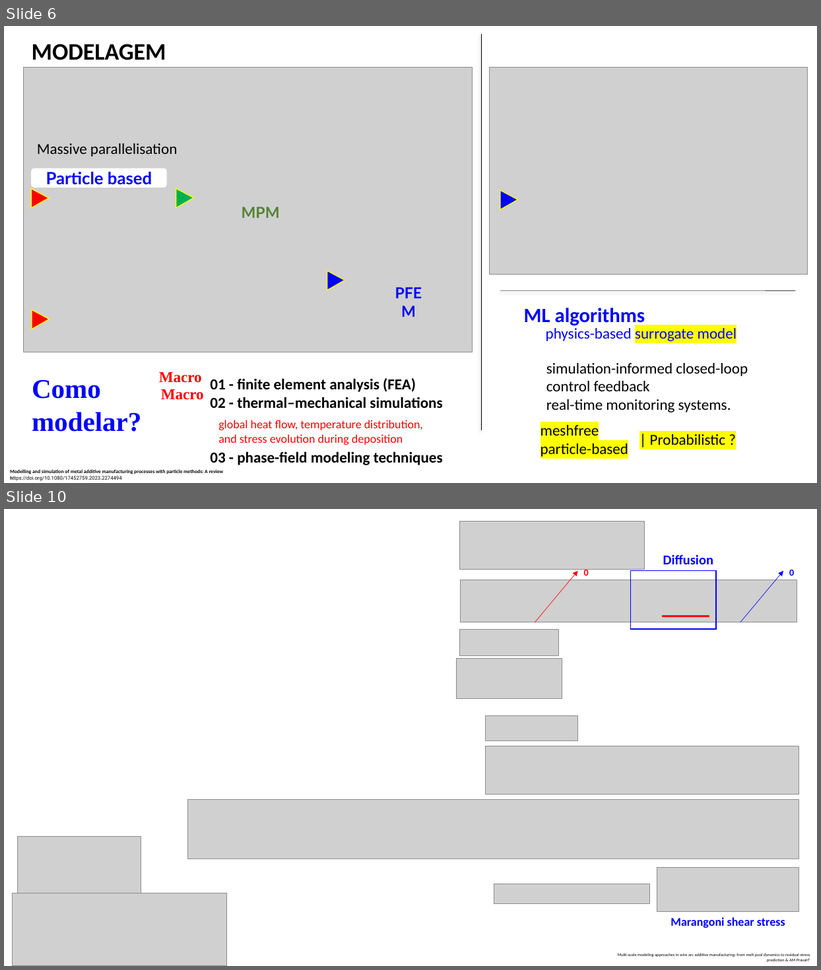
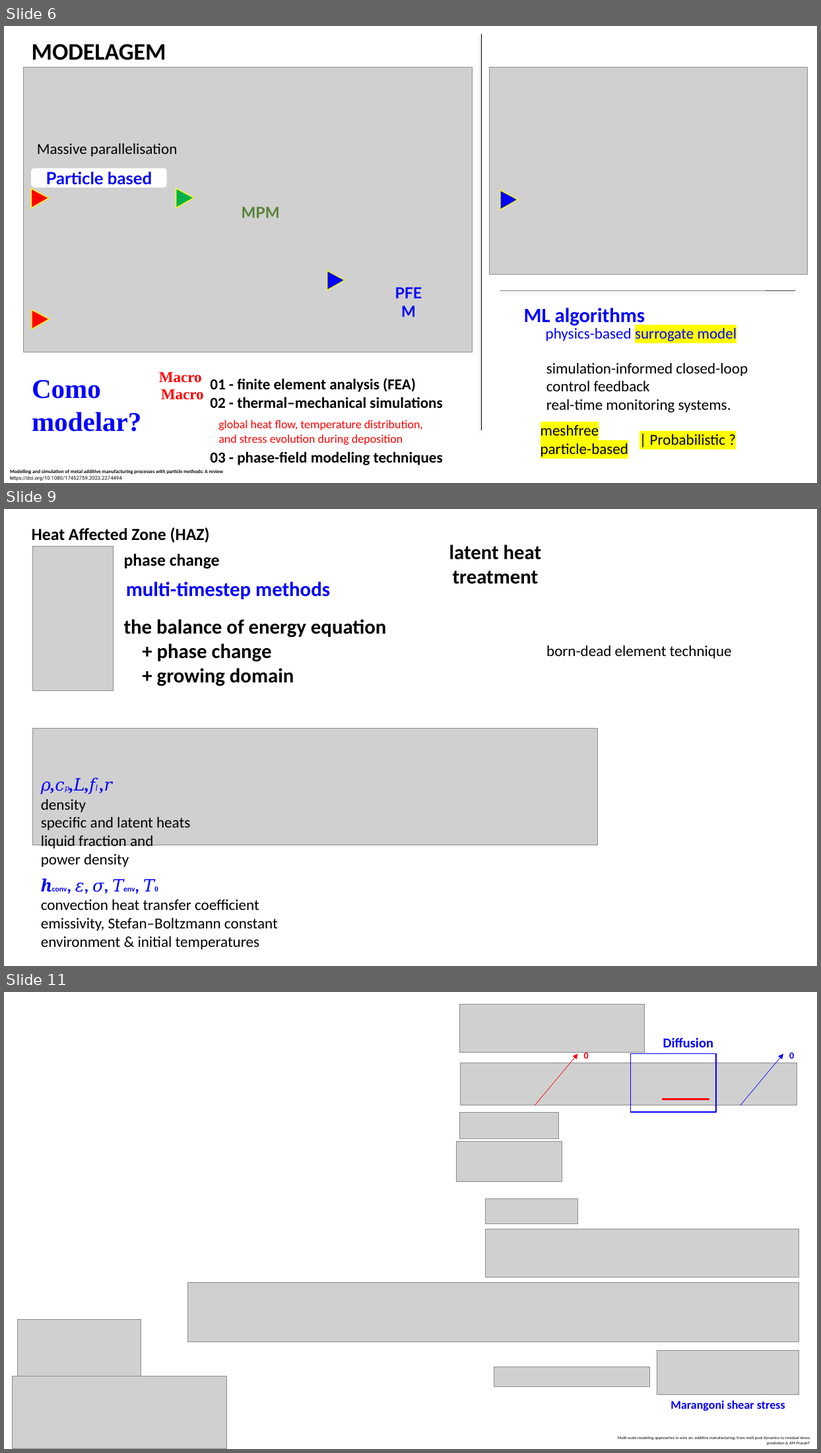
Before and after one commit to grossiRM/AM_FEG, a slide deck: Plano_V02_iii_AM_FEG/d.pptx. Shown one above the other, each under a label of ours: slides 6 and 10 before the commit, slides 6, 9 and 11 after it; the slides between them are not shown. The pictures are 821x970 and 821x1453 pixels, drawn with LibreOffice and Linux fonts; fonts in the diff are those of the drawing; grey boxes stand for pictures. Boxes give left, top, right and bottom in pixels: in the first picture for what was removed or moved away, otherwise in the second. Text is boxed around its words. In the diff, an @@ line names an element or a change of style, - is before the commit and + after.

```diff
--- a/Plano_V02_iii_AM_FEG/d.pptx
+++ b/Plano_V02_iii_AM_FEG/d.pptx
@@ slide 9 added at [4, 509, 817, 966], background #FFFFFF @@
@@ text added at [32, 527, 210, 543], 20 pt, text #000000, bold @@
+Heat Affected Zone (HAZ)
@@ picture added at [32, 546, 113, 691] @@
@@ text added at [450, 545, 542, 584], 24 pt, text #000000, bold @@
+latent heat treatment
@@ text added at [124, 554, 220, 569], 20 pt, text #000000, bold @@
+phase change
@@ text added at [126, 582, 330, 599], 24 pt, text #0000FF, bold @@
+multi-timestep methods
@@ text added at [124, 619, 387, 687], 24 pt, text #000000, bold @@
+the balance of energy equation
++ phase change
++ growing domain
@@ text added at [547, 646, 732, 659], 18 pt, text #000000 @@
+born-dead element technique
@@ picture added at [32, 729, 598, 846] @@
@@ text added at [41, 778, 190, 867], 18 pt, text #000000 @@
+𝜌,𝑐𝑝,𝐿,𝑓𝑙 ,𝑟
+density
+specific and latent heats
+liquid fraction and
+power density
@@ text added at [41, 883, 278, 950], 18 pt, text #000000 @@
+ℎconv, 𝜀, 𝜎, 𝑇env, 𝑇0
+convection heat transfer coefficient
+emissivity, Stefan–Boltzmann constant
+environment & initial temperatures
@@ what was slide 10 is now slide 11 @@
```
Also in this commit, not shown: 4 slides changed, 10 other files.
